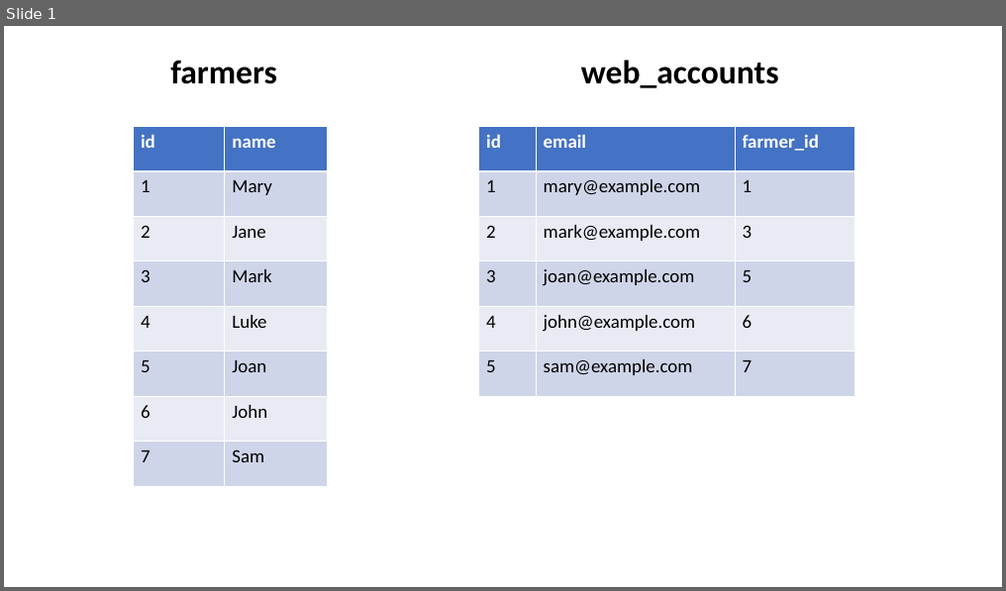
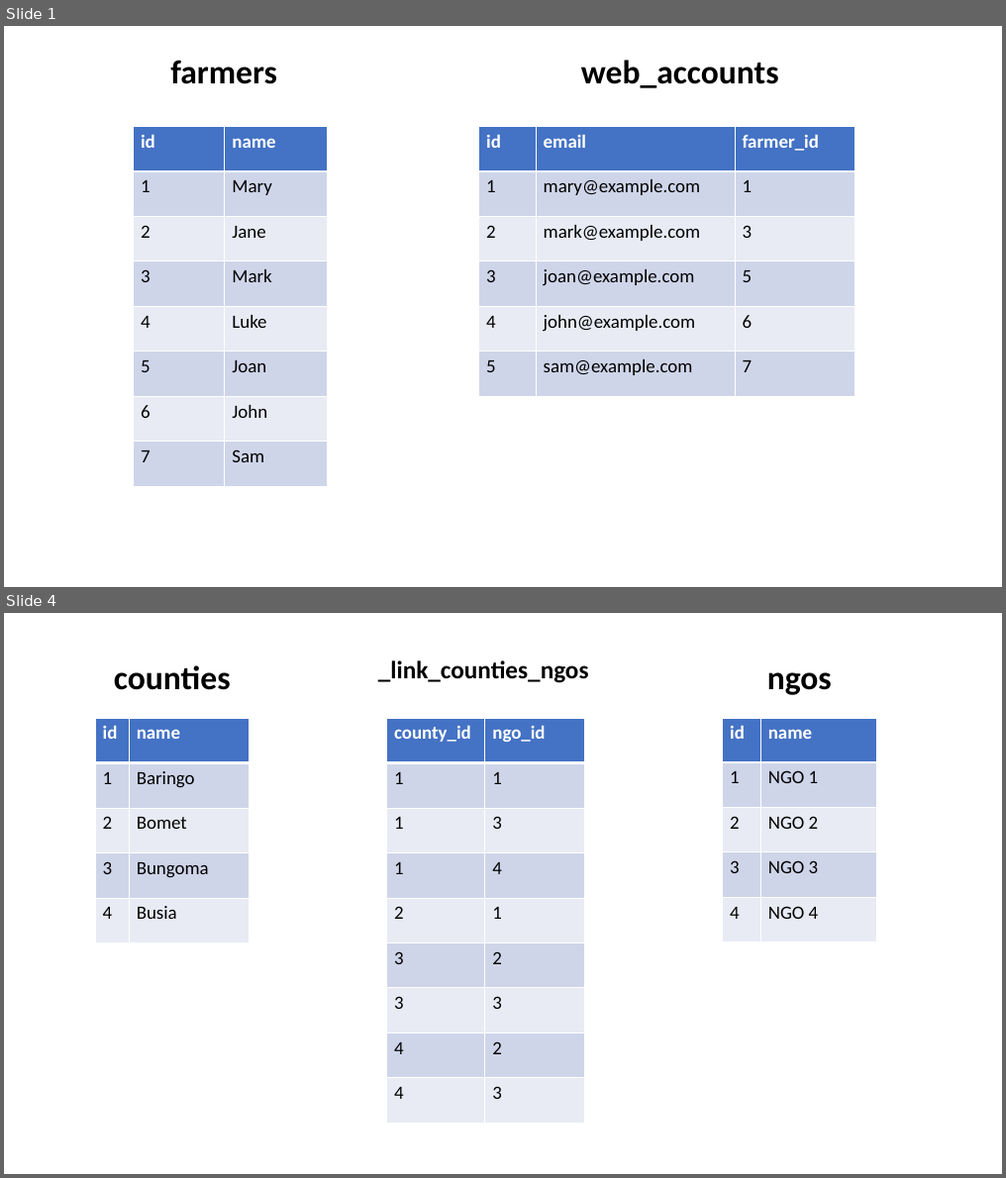
Before and after one commit to stats4sd/Installation-Guides, a slide deck: assets/images/relationships/source-tables.pptx. Shown one above the other, each under a label of ours: slide 1 before the commit, slides 1 and 4 after it; the slides between them are not shown. The pictures are 1006x591 and 1006x1178 pixels, drawn with LibreOffice and Linux fonts; fonts in the diff are those of the drawing. Boxes give left, top, right and bottom in pixels: in the first picture for what was removed or moved away, otherwise in the second. Text is boxed around its words. In the diff, an @@ line names an element or a change of style, - is before the commit and + after.

```diff
--- a/assets/images/relationships/source-tables.pptx
+++ b/assets/images/relationships/source-tables.pptx
@@ slide 4 added at [4, 613, 1002, 1174], background #FFFFFF @@
@@ text added at [114, 665, 231, 690], 32 pt, text #000000, bold @@
+counties
@@ text added at [378, 661, 589, 683], 24 pt, text #000000, bold @@
+_link_counties_ngos
@@ text added at [767, 672, 832, 695], 32 pt, text #000000, bold @@
+ngos
@@ table added at [95, 718, 250, 943], 5 rows, 2 columns @@
+id | name
+1 | Baringo
+2 | Bomet
+3 | Bungoma
+4 | Busia
@@ table added at [386, 718, 584, 1123], 9 rows, 2 columns @@
+county_id | ngo_id
+1 | 1
+1 | 3
+1 | 4
+2 | 1
+3 | 2
+3 | 3
+4 | 2
+4 | 3
@@ table added at [723, 718, 877, 943], 5 rows, 2 columns @@
+id | name
+1 | NGO 1
+2 | NGO 2
+3 | NGO 3
+4 | NGO 4
```
Also in this commit, not shown: 3 other slides added, 2 other files.
